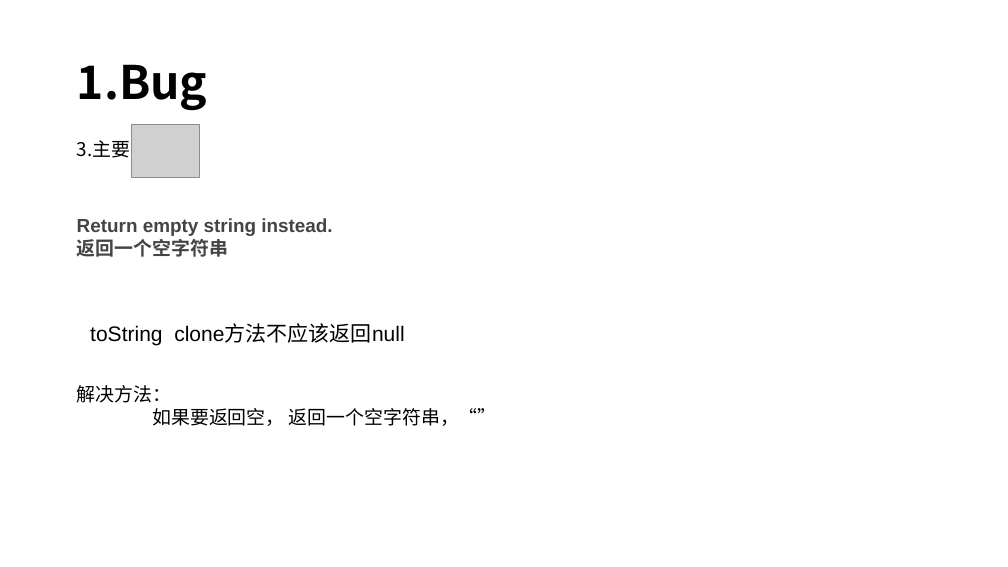
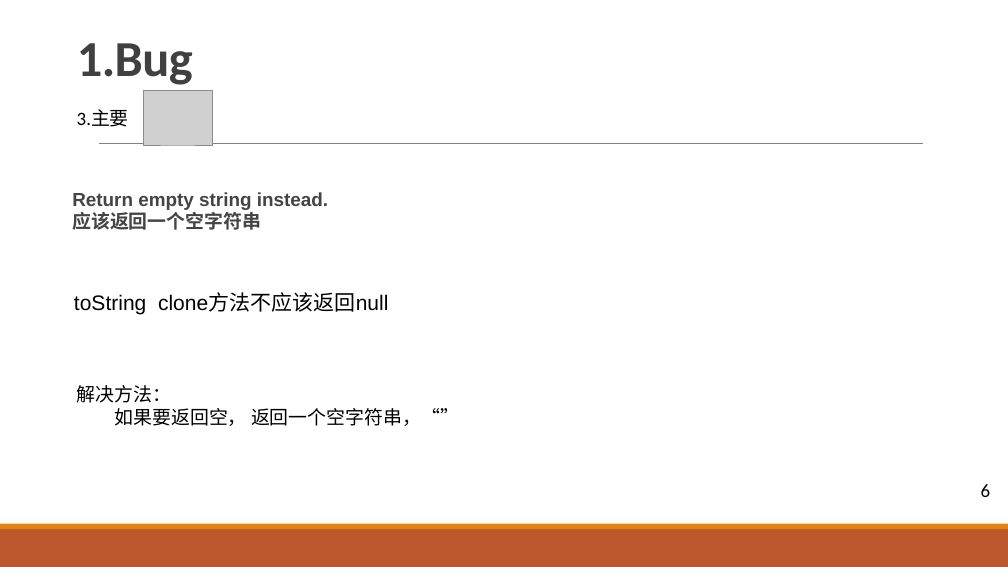
Before and after one commit to yuanbaojian/personMultipleProject, a slide deck: slide 7 of src/main/resources/File/sonarQube扫描问题.pptx (slide 8 before the commit). Drawn at 1008x567 pixels with LibreOffice and Linux fonts; fonts in the diff are those of the drawing; grey boxes stand for pictures. Boxes give left, top, right and bottom in pixels: in the first picture for what was removed or moved away, otherwise in the second. Text is boxed around its words. In the diff, an @@ line names an element or a change of style, - is before the commit and + after.

```diff
--- a/src/main/resources/File/sonarQube扫描问题.pptx
+++ b/src/main/resources/File/sonarQube扫描问题.pptx
@@ title "1.Bug" at bbox=[77, 43, 193, 85]: size 44 to 48 pt, font Noto Sans CJK SC to Calibri, text colour #000000 to #404040, letter spacing 0 to -0.5 pt; line spacing 0.9 to 0.85; vertical alignment middle to bottom @@
@@ text "3.主要" at bbox=[77, 110, 129, 127]: font Noto Sans CJK SC to Calibri @@
@@ text "3.主要": place and size @@
-text "3.主要" at bbox=[77, 140, 131, 158]
+text "3.主要" at bbox=[77, 110, 129, 127]
@@ picture added at bbox=[143, 91, 212, 145] @@
@@ line added from (99, 144) to (923, 144), #808080 0.5 pt @@
@@ picture removed at bbox=[132, 124, 200, 178] @@
@@ text "Return empty string instead.": place and size @@
-text "Return empty string instead." at bbox=[77, 218, 332, 257]
+text "Return empty string instead." at bbox=[72, 192, 328, 230]
@@ text at bbox=[72, 209, 261, 230]: text changed @@
-返回一个空字符串
+应该返回一个空字符串
@@ text "toString clone方法不应该返回null": place and size @@
-text "toString clone方法不应该返回null" at bbox=[90, 324, 404, 345]
+text "toString clone方法不应该返回null" at bbox=[74, 294, 388, 315]
@@ text "解决方法：" at bbox=[77, 385, 459, 426]: font Noto Sans CJK SC to Calibri @@
@@ text added at bbox=[981, 484, 991, 497], 18 pt, text #000000 @@
+6
@@ rectangle added at bbox=[0, 529, 1008, 567], fill #BD582C @@
@@ rectangle added at bbox=[0, 524, 1008, 529], fill #E48312 @@
```
Also in this commit, not shown: 19 other slides changed, 4 slides added, 1 slide removed.
